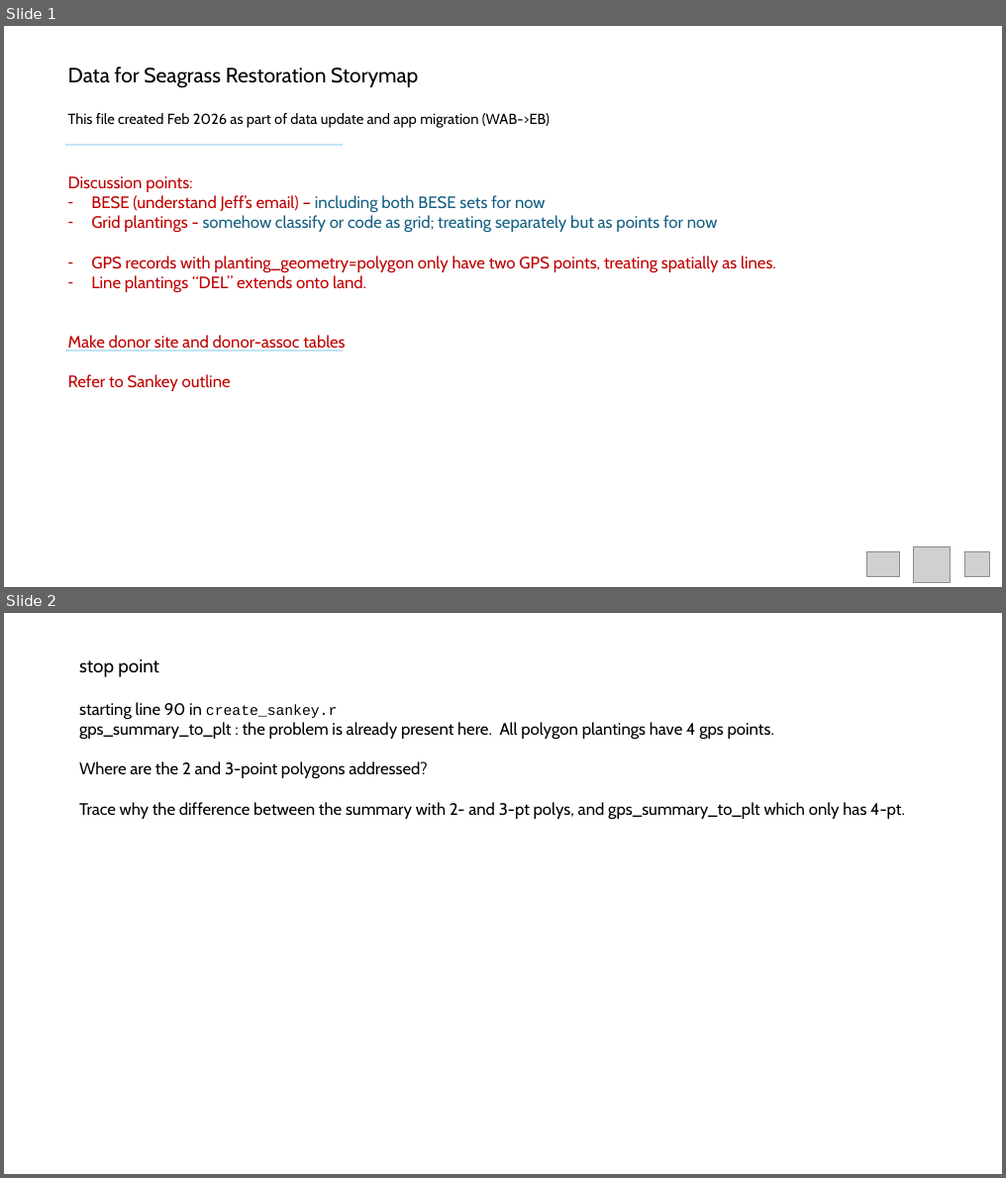
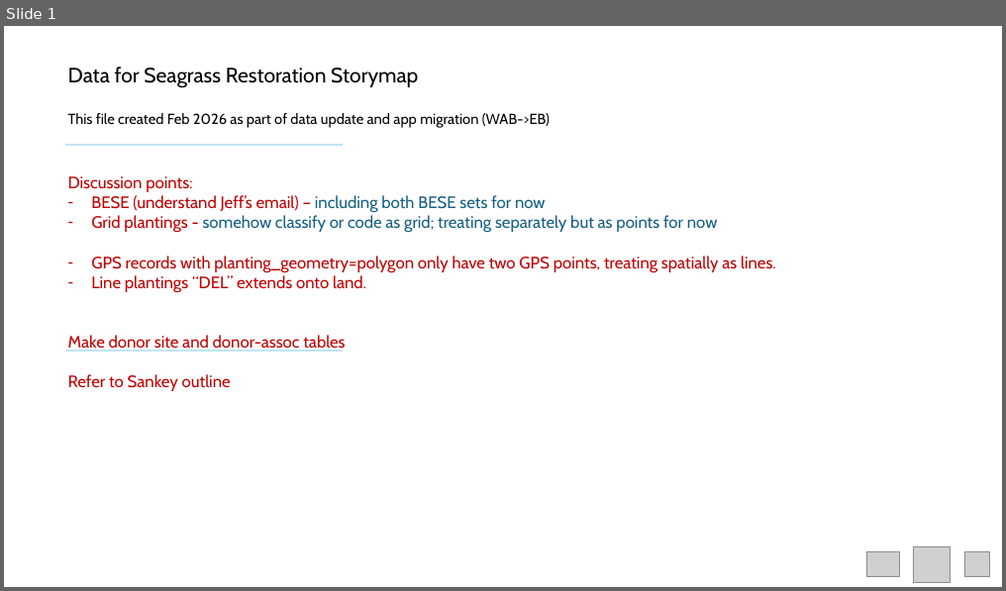
Before and after one commit to WA-Nearshore/seagrass-restoration-processing, a slide deck: docs/seagrass_restoration_storymap_notes.pptx. Shown one above the other, each under a label of ours: slides 1 and 2 before the commit, slide 1 after it. The pictures are 1006x1178 and 1006x591 pixels, drawn with LibreOffice and Linux fonts; fonts in the diff are those of the drawing; grey boxes stand for pictures. Boxes give left, top, right and bottom in pixels: in the first picture for what was removed or moved away, otherwise in the second. Text is boxed around its words. In the diff, an @@ line names an element or a change of style, - is before the commit and + after.

Commit message:
Completed sankey function.

```diff
--- a/docs/seagrass_restoration_storymap_notes.pptx
+++ b/docs/seagrass_restoration_storymap_notes.pptx
@@ slide 2 removed at [4, 613, 1002, 1174], background #FFFFFF @@
@@ text removed at [79, 659, 905, 819] @@
-stop point
-starting line 90 in create_sankey.r
-gps_summary_to_plt : the problem is already present here. All polygon plantings have 4 gps points.
-Where are the 2 and 3-point polygons addressed?
-Trace why the difference between the summary with 2- and 3-pt polys, and gps_summary_to_plt which only has 4-pt.
```
Also in this commit, not shown: 2 slides changed, 1 slide added, 48 other files.
